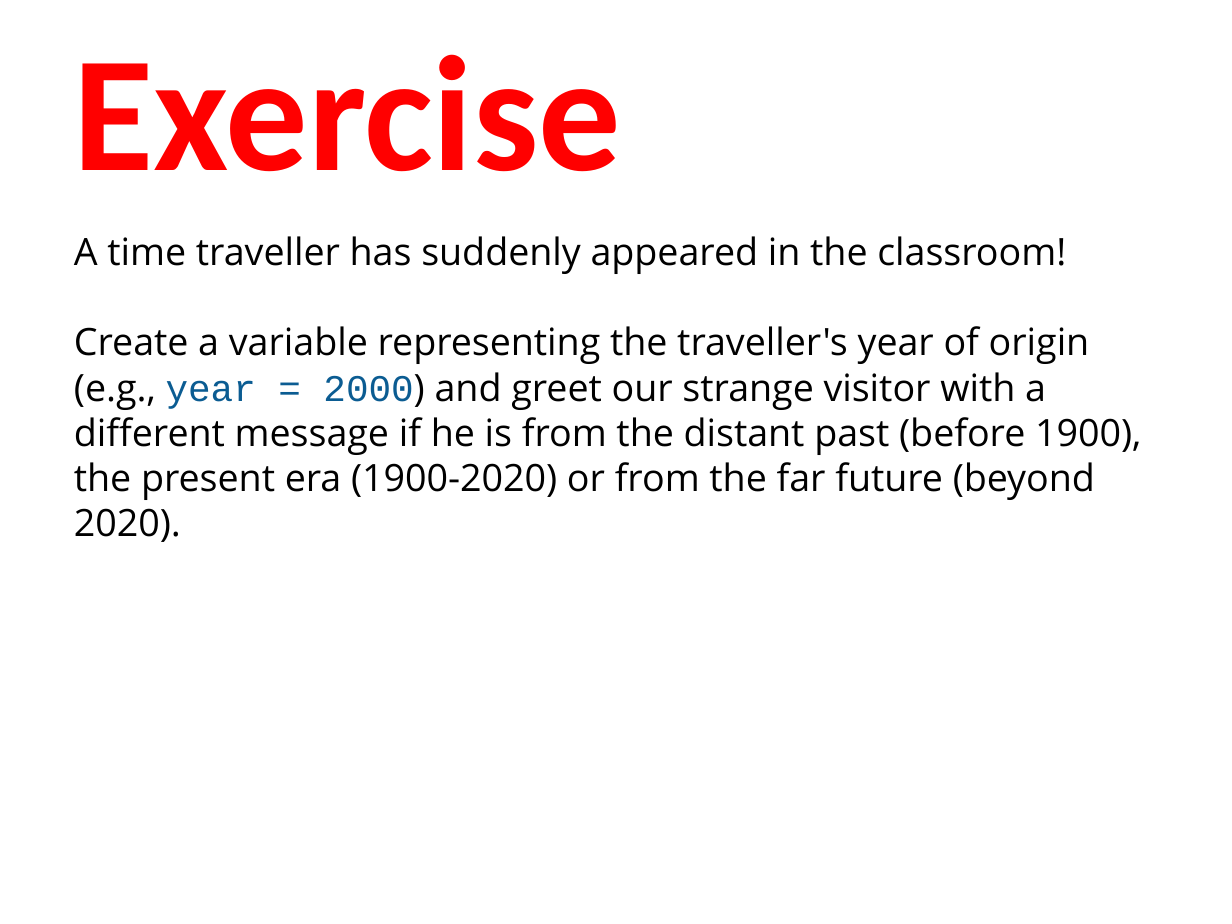
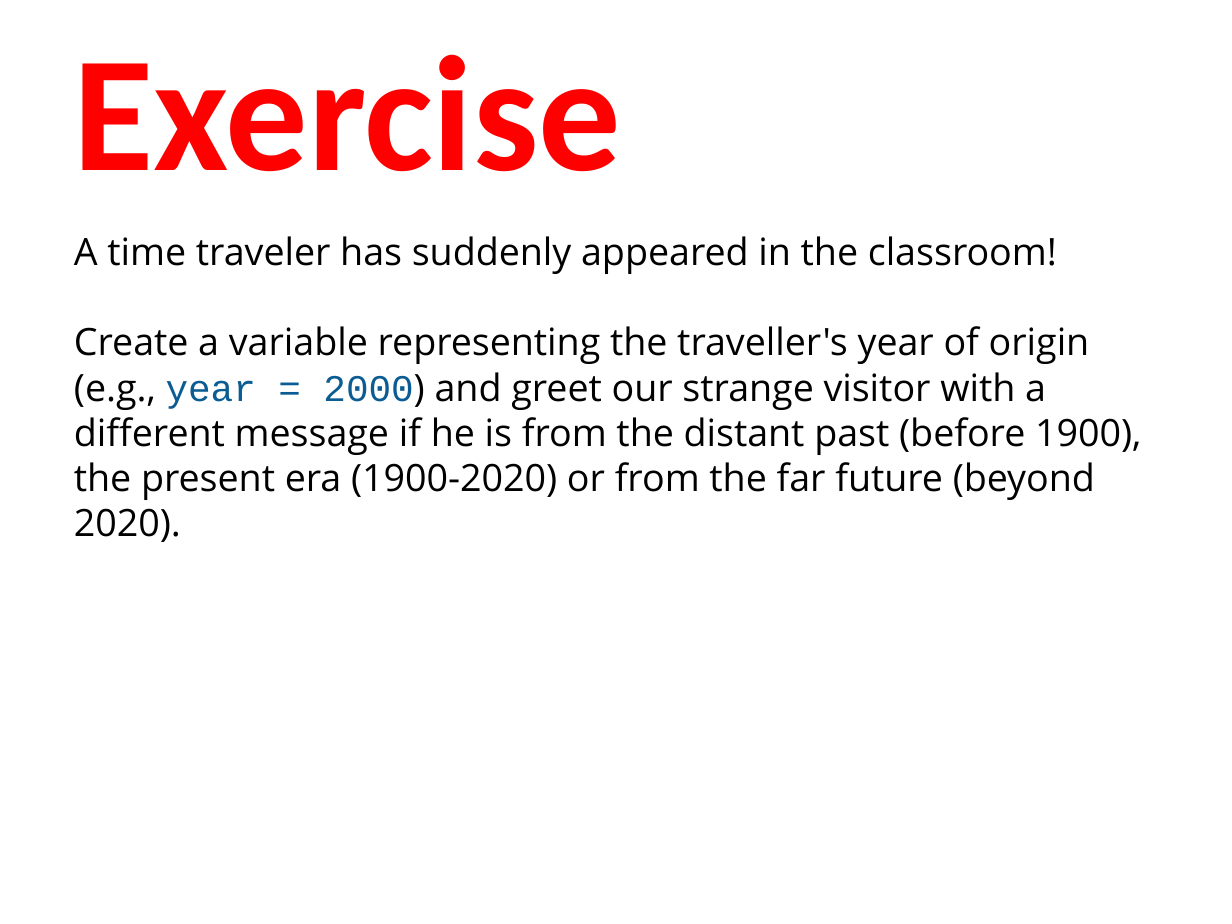
Before and after one commit to humanitiesprogramming/slides, a slide deck: slide 30 of 2017/python/B Done - ish/Python - Programming Concepts II.pptx. Drawn at 1232x924 pixels with LibreOffice and Linux fonts; fonts in the diff are those of the drawing. Boxes give left, top, right and bottom in pixels: in the first picture for what was removed or moved away, otherwise in the second. Text is boxed around its words. In the diff, an @@ line names an element or a change of style, - is before the commit and + after.

```diff
--- a/2017/python/B Done - ish/Python - Programming Concepts II.pptx
+++ b/2017/python/B Done - ish/Python - Programming Concepts II.pptx
@@ text at <box>74,236,1057,274</box>: text changed @@
-A time traveller has suddenly appeared in the classroom!
+A time traveler has suddenly appeared in the classroom!
```
Also in this commit, not shown: 7 other slides changed.
